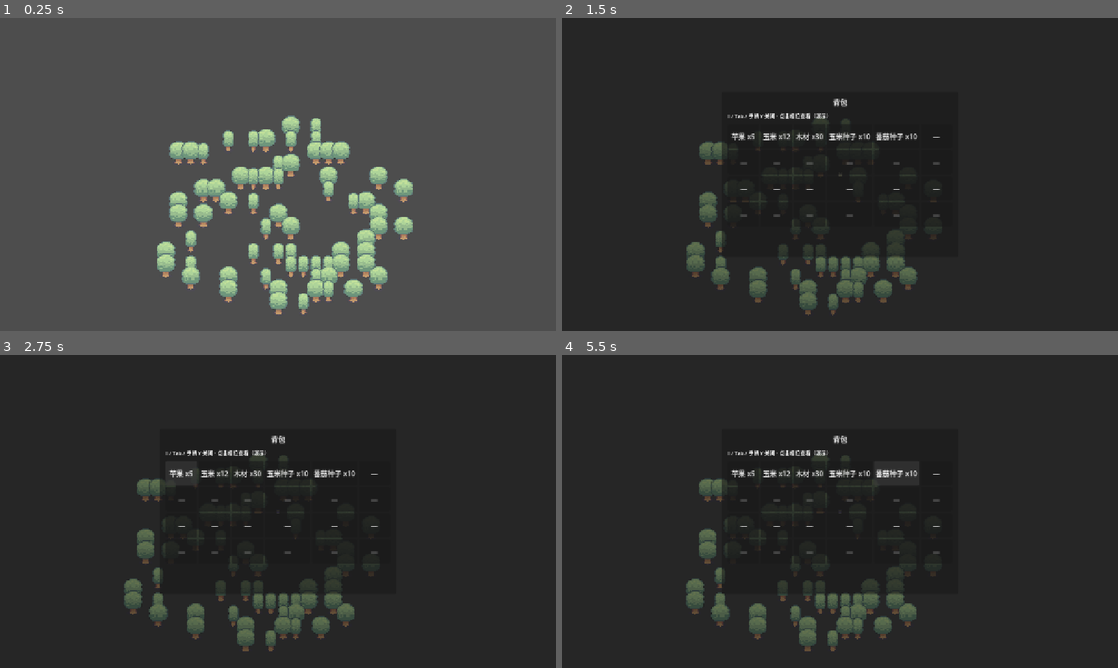
Above: before the commit, frames 1-4 (two rows, left to right).
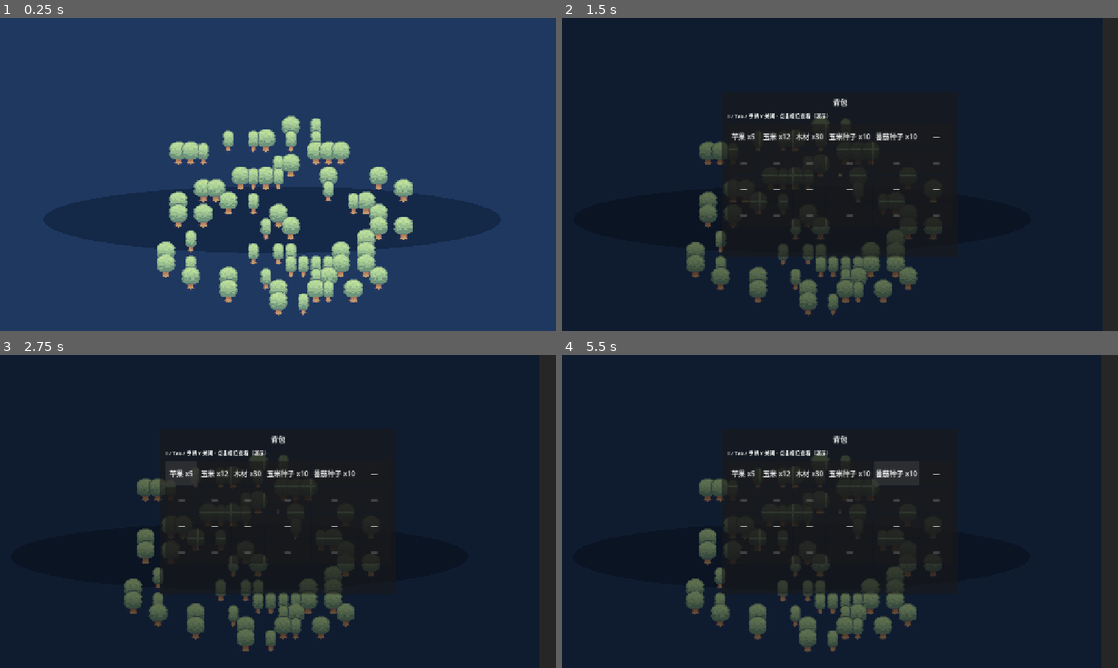
Above: after the commit, the same moments.

Repository: JizhongXia/myfram
Game: Godot game, scene res://scenes/map/MapManager.tscn
The game is run twice, just before and just after one commit, with the same random seed, the same clock (stepped at 60 frames per second) and the same inputs.
Inputs (mouse positions are in pixels of both pictures, inside the frame that each line leads up to):
- Up to frame 1 (0.25 s): no input
- Up to frame 2 (1.5 s): move the mouse to (962, 158) at 0.52 s; hold D (move_right) 0.53-1.28 s; hold E (interact) 0.53-1.28 s; click (962, 158) at 0.67 s; move the mouse to (728, 190) at 1.27 s; hold S (move_down) from 1.28 s (still down); tap Tab at 1.35 s
- Up to frame 3 (2.75 s): release S (move_down) at 2 s; click "苹果 x5" at 2 s
- Up to frame 4 (5.5 s): click "玉米 x12" at 2.75 s; click "木材 x30" at 3.5 s; click "玉米种子 x10" at 4.25 s; click "番茄种子 x10" at 5 s

The runs differ from the first frame. In frame 1, 91% of the frame differs, in the area x 0-100%, y 0-100%; in frame 2, 4.8%; in frame 3, 4.8%; in frame 4, 4.9%.

Commit message:
浮岛：整图海水、IslandRoot 上下摆动与海面投影
- 新增 OceanBackdrop 铺满深蓝底，海水瓦片铺满整张地图；草地/田土/丛林/玩家置于 IslandRoot 并做正弦起伏
- IslandShadow 椭圆贴海面表示浮岛阴影；PlayerWalk 向上查找 MapManager 以正确调用 clamp
- 农田与玩家格子换算按 IslandRoot 偏移修正

Co-authored-by: JizhongXia <JizhongXia@users.noreply.github.com>

Diff:
--- a/scenes/map/MapManager.gd
+++ b/scenes/map/MapManager.gd
@@ -1,6 +1,6 @@
 extends Node2D
 
-## 世界：海水 + 草地岛 + 丛林树 + 农田（翻土 / 播种 / 生长 / 收获）
+## 世界：整图海水 + 浮在海面的草地岛（轻微上下摆动）+ 丛林树 + 农田（翻土 / 播种 / 生长 / 收获）
 
 const TILE_SIZE := 64
 const MAP_W := 48
@@ -18,19 +18,27 @@
 const SOIL_ATLAS := Vector2i(0, 0)
 const GROW_SEC_STAGE := 5.0
 
+## 岛屿相对海面的垂直起伏（像素）
+const ISLAND_BOB_AMPLITUDE := 5.0
+const ISLAND_BOB_SPEED := 1.15
+
+@onready var _ocean_backdrop: Node2D = $OceanBackdrop
+@onready var _ocean_fill: Polygon2D = $OceanBackdrop/Fill
 @onready var _water_layer: TileMapLayer = $Water
-@onready var _island_layer: TileMapLayer = $Island
-@onready var _jungle_root: Node2D = $Jungle
-@onready var _farm_soil: TileMapLayer = $FarmSoil
-@onready var _farm_crops: Node2D = $Jungle/FarmCrops
-@onready var _trees_root: Node2D = $Jungle/Trees
-@onready var _player: CharacterBody2D = $Jungle/Player
+@onready var _island_shadow: Polygon2D = $IslandShadow
+@onready var _island_root: Node2D = $IslandRoot
+@onready var _island_layer: TileMapLayer = $IslandRoot/Island
+@onready var _jungle_root: Node2D = $IslandRoot/Jungle
+@onready var _farm_soil: TileMapLayer = $IslandRoot/FarmSoil
+@onready var _farm_crops: Node2D = $IslandRoot/Jungle/FarmCrops
+@onready var _trees_root: Node2D = $IslandRoot/Jungle/Trees
+@onready var _player: CharacterBody2D = $IslandRoot/Jungle/Player
 
 var _tile_set: TileSet
-var _water_cells: Array[Vector2i] = []
 var _water_frame: int = 0
 var _water_tick: float = 0.0
 const WATER_ANIM_SEC := 0.18
+var _bob_time: float = 0.0
 
 var _rng := RandomNumberGenerator.new()
 
@@ -54,6 +62,8 @@
 	_island_layer.tile_set = _tile_set
 	_farm_soil.tile_set = _tile_set
 
+	_setup_ocean_backdrop()
+	_setup_island_shadow()
 	_paint_world()
 
 	_jungle_root.y_sort_enabled = true
@@ -120,6 +130,30 @@
 	return ts
 
 
+func _setup_ocean_backdrop() -> void:
+	var w := float(MAP_W * TILE_SIZE)
+	var h := float(MAP_H * TILE_SIZE)
+	_ocean_fill.polygon = PackedVector2Array([Vector2.ZERO, Vector2(w, 0.0), Vector2(w, h), Vector2(0.0, h)])
+
+
+func _setup_island_shadow() -> void:
+	# 与 _is_island 相同椭圆（格坐标），略压扁并下移，画在海面上表示浮岛投影
+	var ox := MAP_W / 2.0 * TILE_SIZE
+	var oy := MAP_H / 2.0 * TILE_SIZE
+	var rx := MAP_W * 0.36 * TILE_SIZE * 1.06
+	var ry := MAP_H * 0.38 * TILE_SIZE * 0.22
+	var pts := PackedVector2Array()
+	var n := 40
+	for i in n:
+		var a := TAU * float(i) / float(n)
+		pts.append(Vector2(ox + cos(a) * rx, oy + sin(a) * ry + TILE_SIZE * 0.35))
+	_island_shadow.polygon = pts
+
+
+func _island_world_offset() -> Vector2:
+	return _island_root.position
+
+
 func _is_island(cx: int, cy: int) -> bool:
 	var ox := MAP_W / 2.0
 	var oy := MAP_H / 2.0
@@ -149,7 +183,6 @@
 
 
 func _paint_world() -> void:
-	_water_cells.clear()
 	for y in MAP_H:
 		for x in MAP_W:
 			if _is_island(x, y):
@@ -161,10 +194,14 @@
 				_island_layer.set_cell(Vector2i(x, y), SRC_GRASS, atlas)
 				if _is_jungle(x, y) and _rng.randf() < 0.24:
 					_place_tree_sprite(x, y)
-			else:
-				_water_cells.append(Vector2i(x, y))
+	_refresh_all_water_tiles()
+
+
+func _refresh_all_water_tiles() -> void:
+	for y in MAP_H:
+		for x in MAP_W:
+			if not _is_island(x, y):
 				_water_layer.set_cell(Vector2i(x, y), SRC_WATER, Vector2i(_water_frame, 0))
-	_apply_water_frame()
 
 
 func _place_tree_sprite(cx: int, cy: int) -> void:
@@ -181,8 +218,7 @@
 
 
 func _apply_water_frame() -> void:
-	for c: Vector2i in _water_cells:
-		_water_layer.set_cell(c, SRC_WATER, Vector2i(_water_frame, 0))
+	_refresh_all_water_tiles()
 
 
 func _spawn_player_on_island() -> void:
@@ -197,7 +233,8 @@
 					break
 			if _is_island(cx, cy):
 				break
-	_player.global_position = Vector2((cx + 0.5) * TILE_SIZE, (cy + 0.5) * TILE_SIZE)
+	var spawn := Vector2((cx + 0.5) * TILE_SIZE, (cy + 0.5) * TILE_SIZE)
+	_player.global_position = _island_root.global_position + spawn
 
 
 func _seed_demo_inventory() -> void:
@@ -209,20 +246,22 @@
 
 
 func clamp_player_world_position(pos: Vector2) -> Vector2:
+	var off := _island_world_offset()
+	var local := pos - off
 	var half := TILE_SIZE * 0.5
-	pos.x = clampf(pos.x, half, MAP_W * TILE_SIZE - half)
-	pos.y = clampf(pos.y, half, MAP_H * TILE_SIZE - half)
-	var c := Vector2i(int(floor(pos.x / TILE_SIZE)), int(floor(pos.y / TILE_SIZE)))
+	local.x = clampf(local.x, half, MAP_W * TILE_SIZE - half)
+	local.y = clampf(local.y, half, MAP_H * TILE_SIZE - half)
+	var c := Vector2i(int(floor(local.x / TILE_SIZE)), int(floor(local.y / TILE_SIZE)))
 	if c.x >= 0 and c.x < MAP_W and c.y >= 0 and c.y < MAP_H and _is_island(c.x, c.y):
-		return pos
+		return local + off
 	var hub := Vector2(MAP_W * 0.5 * TILE_SIZE, MAP_H * 0.5 * TILE_SIZE)
-	var out := pos
+	var out := local
 	for _i in 28:
 		c = Vector2i(int(floor(out.x / TILE_SIZE)), int(floor(out.y / TILE_SIZE)))
 		if c.x >= 0 and c.x < MAP_W and c.y >= 0 and c.y < MAP_H and _is_island(c.x, c.y):
-			return out
+			return out + off
 		out = out.lerp(hub, 0.12)
-	return out
+	return out + off
 
 
 func _unhandled_input(event: InputEvent) -> void:
@@ -234,7 +273,8 @@
 
 
 func _player_cell() -> Vector2i:
-	var p := _player.global_position
+	var o := _island_world_offset()
+	var p := _player.global_position - o
 	return Vector2i(int(floor(p.x / TILE_SIZE)), int(floor(p.y / TILE_SIZE)))
 
 
@@ -323,6 +363,10 @@
 
 
 func _process(delta: float) -> void:
+	_bob_time += delta
+	var bob := sin(_bob_time * ISLAND_BOB_SPEED) * ISLAND_BOB_AMPLITUDE + sin(_bob_time * 0.41) * 1.2
+	_island_root.position = Vector2(0.0, bob)
+
 	_water_tick += delta
 	if _water_tick >= WATER_ANIM_SEC:
 		_water_tick = 0.0
--- a/scenes/map/MapManager.tscn
+++ b/scenes/map/MapManager.tscn
@@ -7,28 +7,41 @@
 [node name="MapManager" type="Node2D"]
 script = ExtResource("1_script")
 
+[node name="OceanBackdrop" type="Node2D" parent="."]
+z_index = -2
+
+[node name="Fill" type="Polygon2D" parent="OceanBackdrop"]
+color = Color(0.12, 0.22, 0.38, 1)
+
 [node name="Water" type="TileMapLayer" parent="."]
 z_index = 0
 
-[node name="Island" type="TileMapLayer" parent="."]
+[node name="IslandShadow" type="Polygon2D" parent="."]
+z_index = 1
+color = Color(0.02, 0.06, 0.12, 0.38)
+
+[node name="IslandRoot" type="Node2D" parent="."]
 z_index = 2
 
-[node name="FarmSoil" type="TileMapLayer" parent="."]
-z_index = 3
+[node name="Island" type="TileMapLayer" parent="IslandRoot"]
+z_index = 0
 
-[node name="Jungle" type="Node2D" parent="."]
-z_index = 4
+[node name="FarmSoil" type="TileMapLayer" parent="IslandRoot"]
+z_index = 1
+
+[node name="Jungle" type="Node2D" parent="IslandRoot"]
+z_index = 2
 y_sort_enabled = true
 
-[node name="Trees" type="Node2D" parent="Jungle"]
+[node name="Trees" type="Node2D" parent="IslandRoot/Jungle"]
 z_index = 0
 y_sort_enabled = true
 
-[node name="FarmCrops" type="Node2D" parent="Jungle"]
+[node name="FarmCrops" type="Node2D" parent="IslandRoot/Jungle"]
 z_index = 1
 y_sort_enabled = true
 
-[node name="Player" parent="Jungle" instance=ExtResource("2_player")]
+[node name="Player" parent="IslandRoot/Jungle" instance=ExtResource("2_player")]
 z_index = 2
 position = Vector2(1536, 1024)
 
--- a/scenes/map/player/PlayerWalk.gd
+++ b/scenes/map/player/PlayerWalk.gd
@@ -97,14 +97,23 @@
 	_sprite.animation = &"down"
 
 
+func _find_map_manager() -> Node:
+	var n: Node = get_parent()
+	while n:
+		if n.has_method(&"clamp_player_world_position"):
+			return n
+		n = n.get_parent()
+	return null
+
+
 func _physics_process(_delta: float) -> void:
 	if InventoryManager.player_input_blocked:
 		velocity = Vector2.ZERO
 		_sprite.stop()
 		_sprite.frame = 0
 		move_and_slide()
-		var map_root := get_parent().get_parent()
-		if map_root.has_method(&"clamp_player_world_position"):
+		var map_root := _find_map_manager()
+		if map_root:
 			global_position = map_root.clamp_player_world_position(global_position)
 		return
 
@@ -120,8 +129,8 @@
 		_sprite.frame = 0
 
 	move_and_slide()
-	var map_root := get_parent().get_parent()
-	if map_root.has_method(&"clamp_player_world_position"):
+	var map_root := _find_map_manager()
+	if map_root:
 		global_position = map_root.clamp_player_world_position(global_position)
 
 
